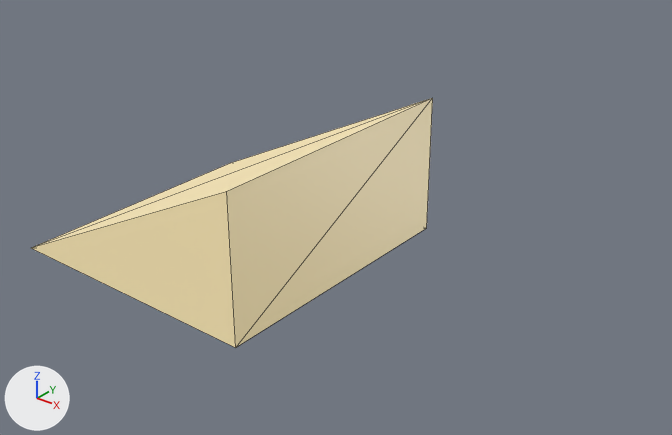
Renders of the glTF model assets/obstacles/ramp_small.glb from each side of a commit.
Camera for both pictures: a camera (50 mm lens) standing at (7.16, -4.31, 4.12) and looking at (2.27, 1.8, 0.33). Lighting does not change. The marker at lower left points along +X, +Y and +Z. The first picture is the older version. Mesh edges are drawn as thin lines. Where no turn or scale is listed for an object, it has been applied to the vertices. Vertices at exactly the same position are counted once.

The first picture shows 'RampSmall_Ramp-convcol'.
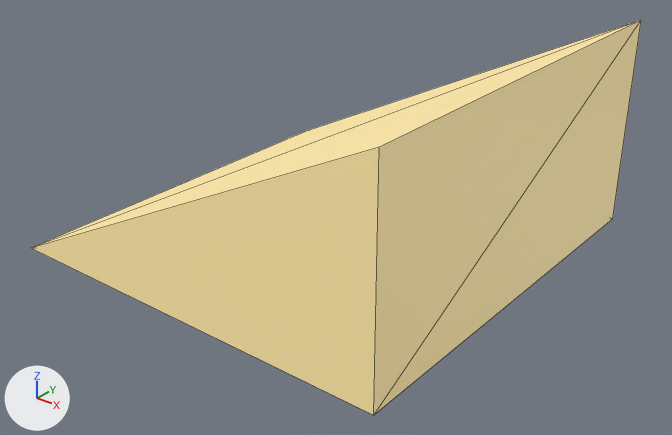
What changed in the scene script:
```text
Change mat_obstaclemustard:
    mat_obstaclemustard.base_color: (1.0, 0.836, 0.475) -> (1.0, 0.8, 0.36)  # beige #ffecb7 -> yellow #ffe7a2
    mat_obstaclemustard.roughness: 0.4 -> 0.55
Change me_rampsmall_ramp_convcol:
    used by ob_rampsmall_ramp_convcol; location = (1.35, 1.35, 0.0)
    remove me_rampsmall_ramp_convcol.from_pydata(...)  # 6 vertices, 8 faces; spans x -1.35..1.35, y -1.35..1.35, z 0.0..1.35
    add me_rampsmall_ramp_convcol.from_pydata(...)  # 6 vertices, 8 faces; spans x 0.0..4.05, y 0.0..4.05, z 0.0..2.03
    me_rampsmall_ramp_convcol part 1: the whole mesh is scaled about its middle by 1.5, then moved by (2.03, 2.03, 0.34)
Change ob_rampsmall_ramp_convcol:
    ob_rampsmall_ramp_convcol.location: (1.35, 1.35, 0.0) -> (0.0, 0.0, 0.0)
```

Location of each change, (x1, y1, x2, y2) in pixels of the pictures (672 x 435 px):
'RampSmall_Ramp-convcol', recoloured, surface changed, rescaled (beige to yellow, 52% wider, 58% taller): before (32, 98, 433, 348); after (32, 20, 641, 415)
